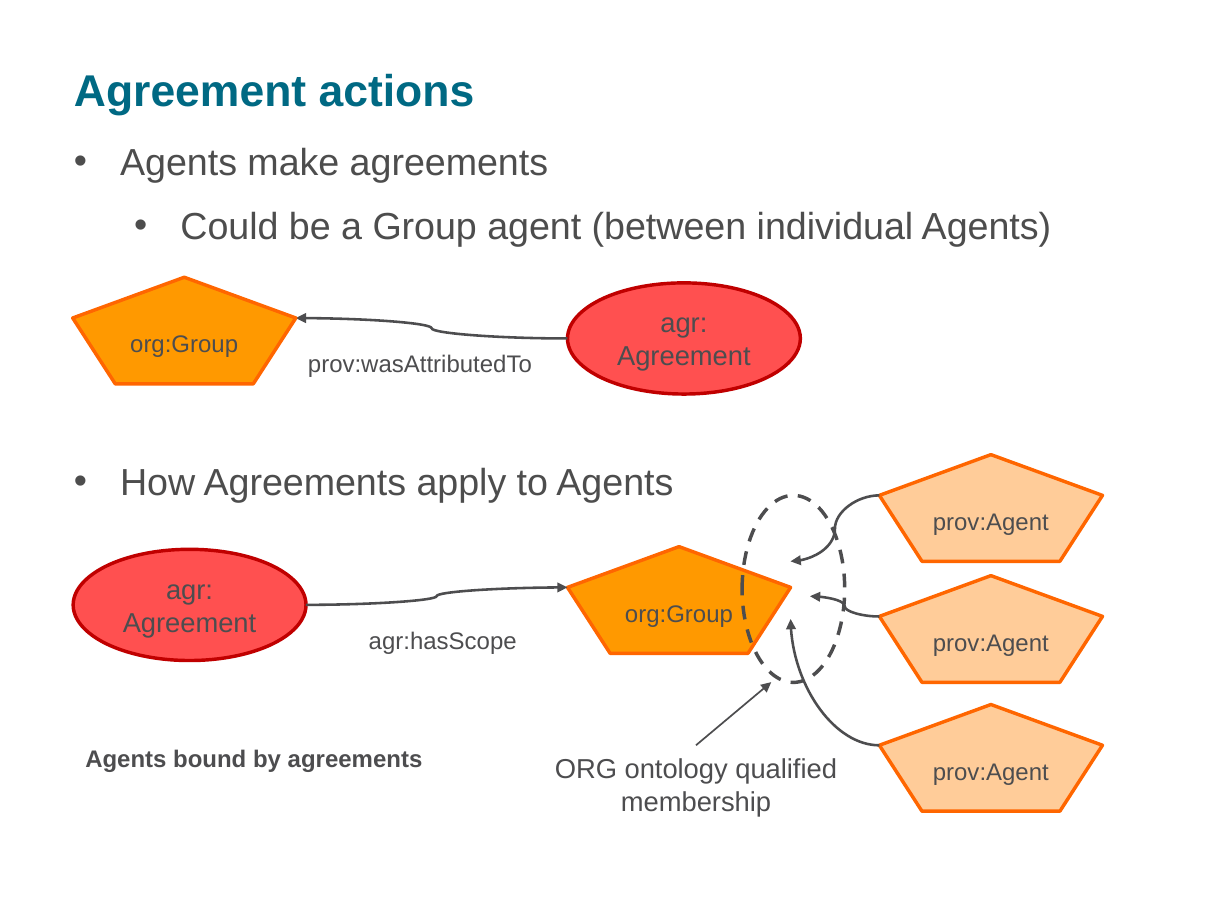
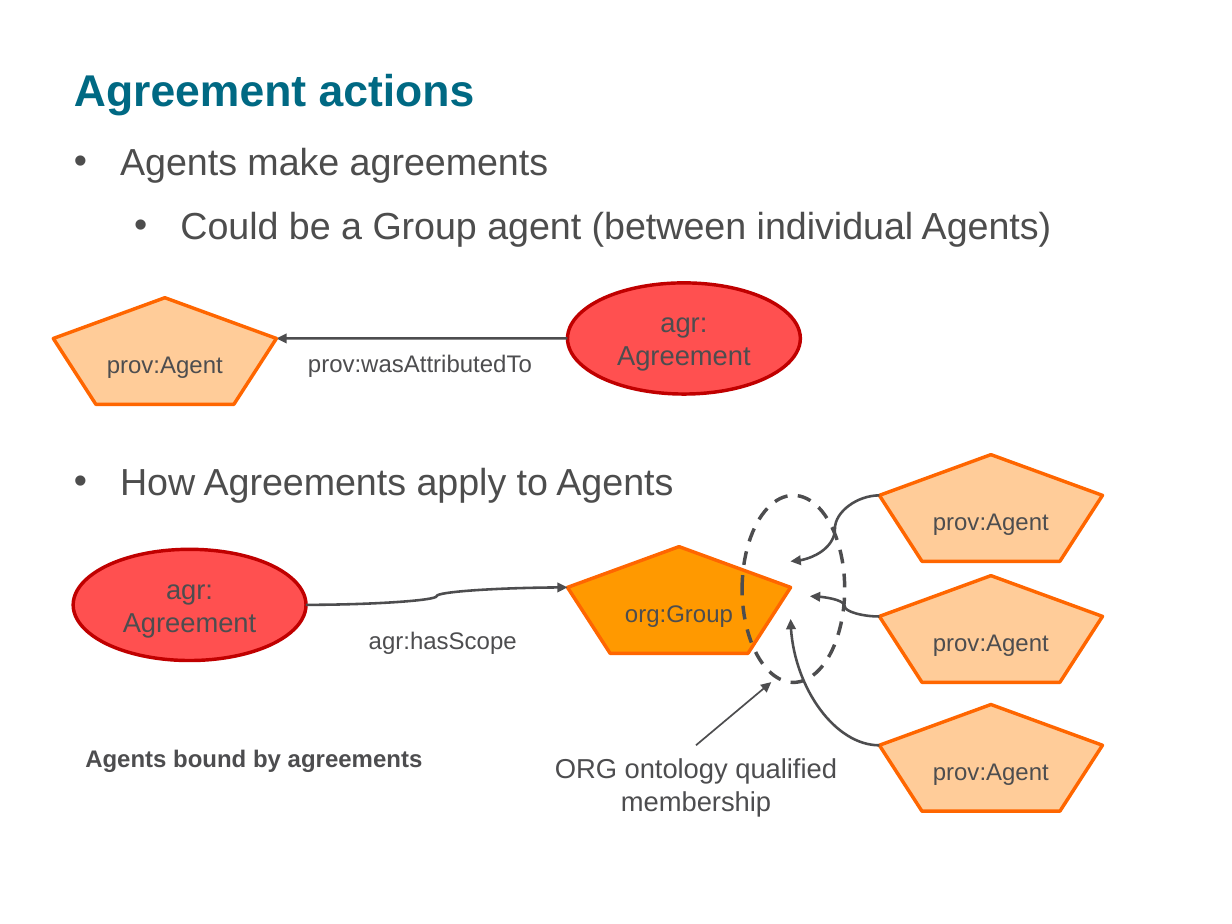
Before and after one commit to nicholascar/agr-ont, a slide deck: slide 13 of references/Car-Box-Agreeing-about-agreements.pptx. Drawn at 1232x924 pixels with LibreOffice and Linux fonts; fonts in the diff are those of the drawing; background and template pictures are left out. Boxes give left, top, right and bottom in pixels: in the first picture for what was removed or moved away, otherwise in the second. Text is boxed around its words. In the diff, an @@ line names an element or a change of style, - is before the commit and + after.

```diff
--- a/references/Car-Box-Agreeing-about-agreements.pptx
+++ b/references/Car-Box-Agreeing-about-agreements.pptx
@@ pentagon added at (53, 298, 276, 405), fill #FFCC99, outline #FF6600 2 pt, 14 pt, text #4D4D4F @@
+prov:Agent
@@ pentagon removed at (73, 277, 296, 384) @@
-org:Group
@@ curved arrow moved from (568, 339) - (296, 318) to (568, 339) - (276, 339) @@
```
Also in this commit, not shown: 7 other slides changed, 3 other files.
